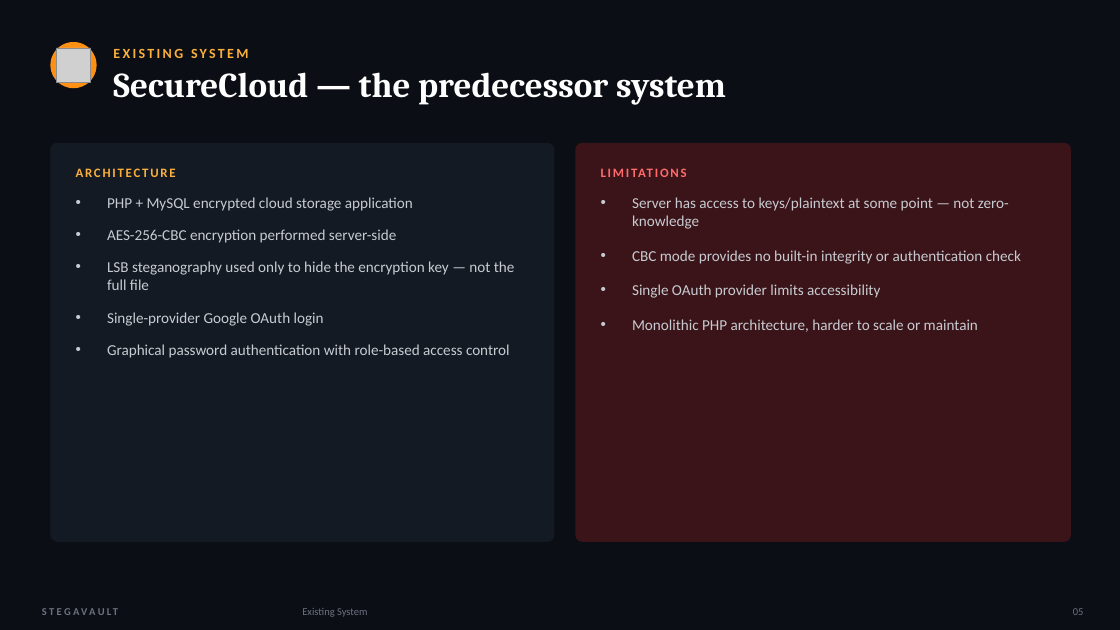
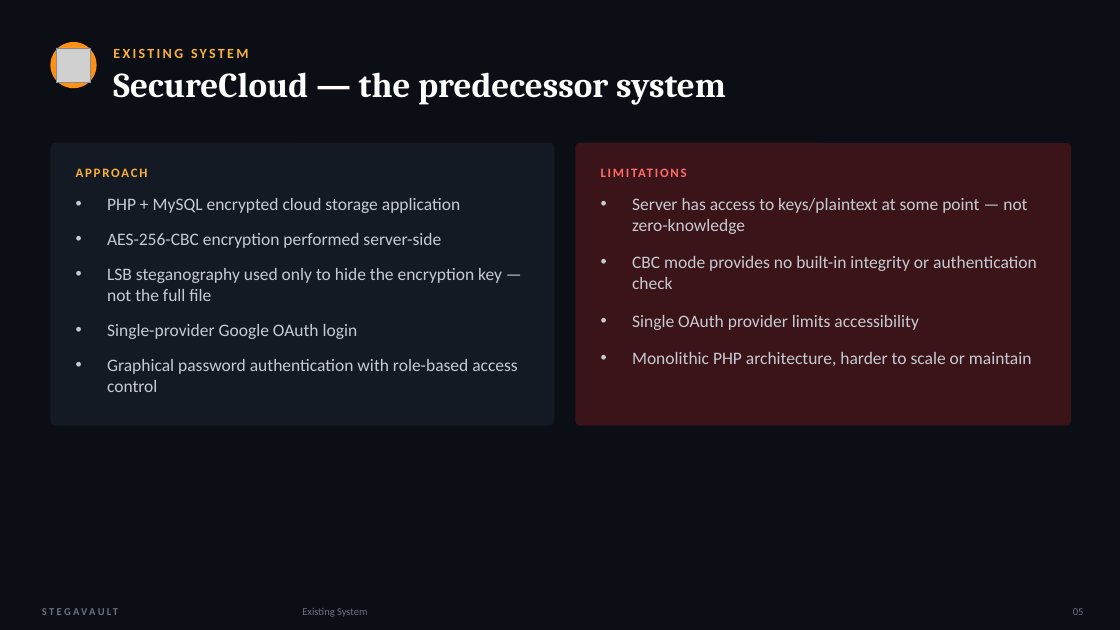
Before and after one commit to naveenk4250-code/stegavault, a slide deck: slide 5 of StegaVault_Presentation.pptx. Drawn at 1120x630 pixels with LibreOffice and Linux fonts; fonts in the diff are those of the drawing; grey boxes stand for pictures. Boxes give left, top, right and bottom in pixels: in the first picture for what was removed or moved away, otherwise in the second. Text is boxed around its words. In the diff, an @@ line names an element or a change of style, - is before the commit and + after.

Commit message:
rebrand: update visible app name to Secure Cloud Storage

```diff
--- a/StegaVault_Presentation.pptx
+++ b/StegaVault_Presentation.pptx
@@ rounded rectangle: place and size @@
-rounded rectangle at [50, 143, 555, 542]
+rounded rectangle at [50, 143, 555, 426]
@@ rounded rectangle: place and size @@
-rounded rectangle at [576, 143, 1071, 542]
+rounded rectangle at [576, 143, 1071, 426]
@@ text at [76, 168, 148, 177]: text changed @@
-ARCHITECTURE
+APPROACH
@@ text "PHP + MySQL encrypted cloud ..." at [107, 198, 518, 374]: size 13 to 15 pt @@
@@ text "Server has access to keys/plaintext ..." at [632, 198, 1037, 366]: size 13 to 15 pt @@
```
Also in this commit, not shown: 10 other slides changed, 6 slides added, 5 slides removed, 24 other files.
